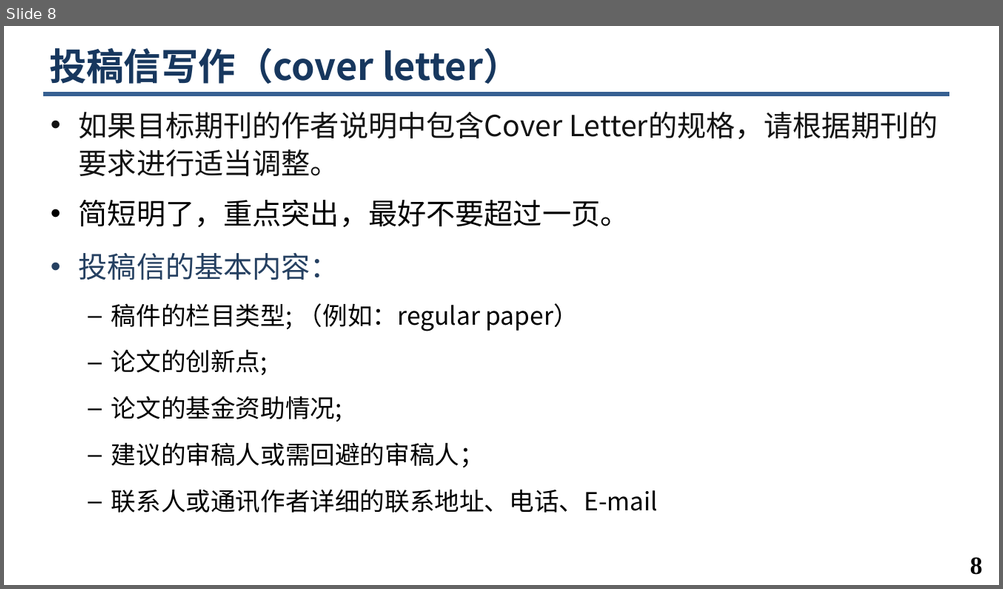
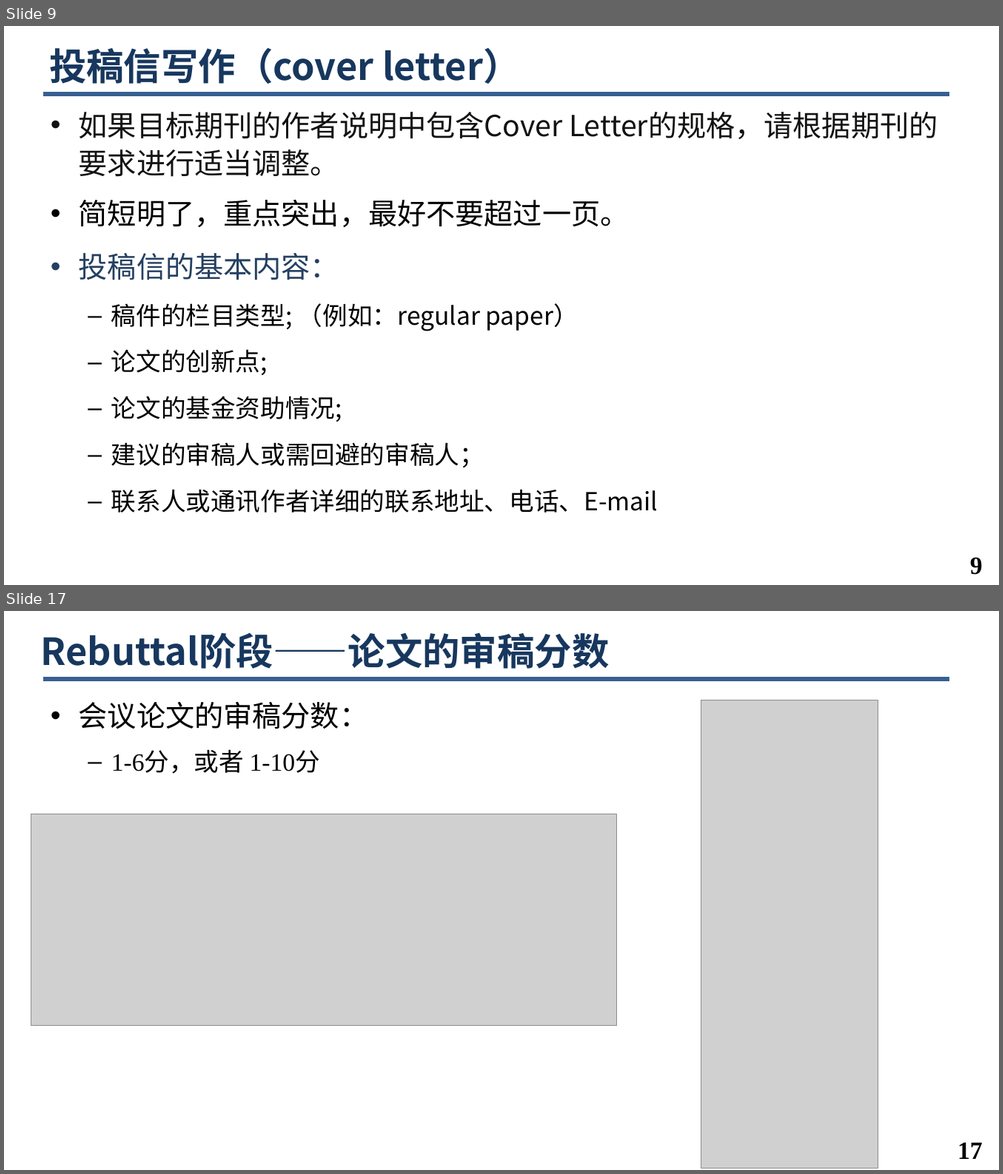
Before and after one commit to minghchen/cs_research_guide, a slide deck: hdu_course_ppt/第5讲. 论文投稿与Rebuttal.pptx. Shown one above the other, each under a label of ours: slide 8 before the commit, slides 9 and 17 after it; the slides between them are not shown. The pictures are 1003x589 and 1003x1174 pixels, drawn with LibreOffice and Linux fonts; fonts in the diff are those of the drawing; grey boxes stand for pictures; background and template pictures are left out. Boxes give left, top, right and bottom in pixels: in the first picture for what was removed or moved away, otherwise in the second. Text is boxed around its words. In the diff, an @@ line names an element or a change of style, - is before the commit and + after.

```diff
--- a/hdu_course_ppt/第5讲. 论文投稿与Rebuttal.pptx
+++ b/hdu_course_ppt/第5讲. 论文投稿与Rebuttal.pptx
@@ slide 17 added at (4, 611, 999, 1170), background #FFFFFF; not listed: 1 template element that a slide beside it also shows @@
@@ title added at (41, 632, 609, 669), 36 pt, text #17375E, bold @@
+Rebuttal阶段——论文的审稿分数
@@ text added at (79, 702, 368, 774), 24 pt, text #000000 @@
+• 会议论文的审稿分数：
+  – 1-6分，或者 1-10分
@@ picture added at (701, 701, 878, 1169) @@
@@ picture added at (31, 814, 617, 1026) @@
@@ page number added at (957, 1142, 982, 1159), 24 pt, text #000000, bold @@
+17
@@ what was slide 8 is now slide 9 @@
@@ page number at (970, 557, 982, 575): text changed @@
-8
+9
```
Also in this commit, not shown: 5 slides changed, 23 other slides added, 2 slides removed, 2 other files.
